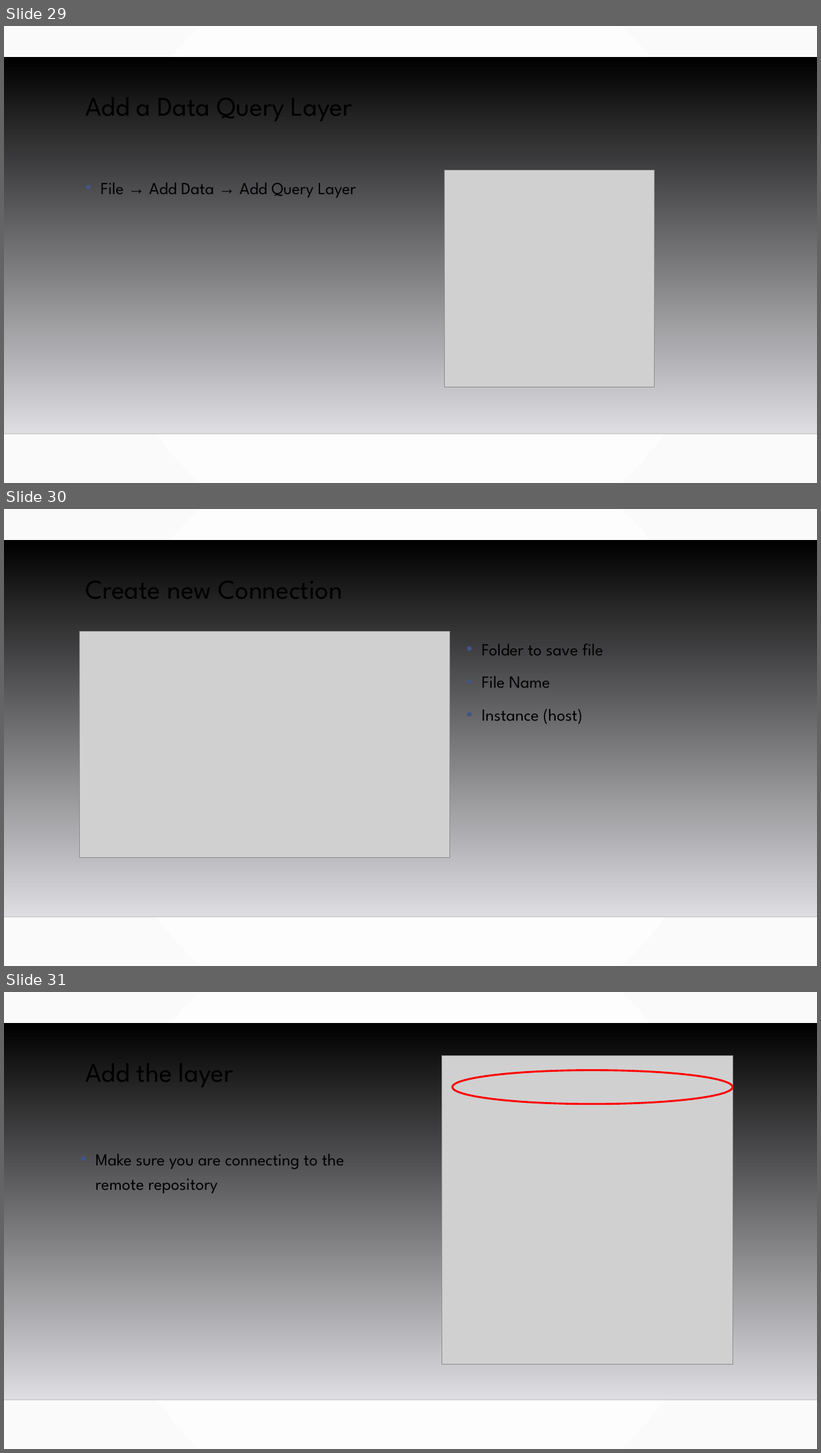
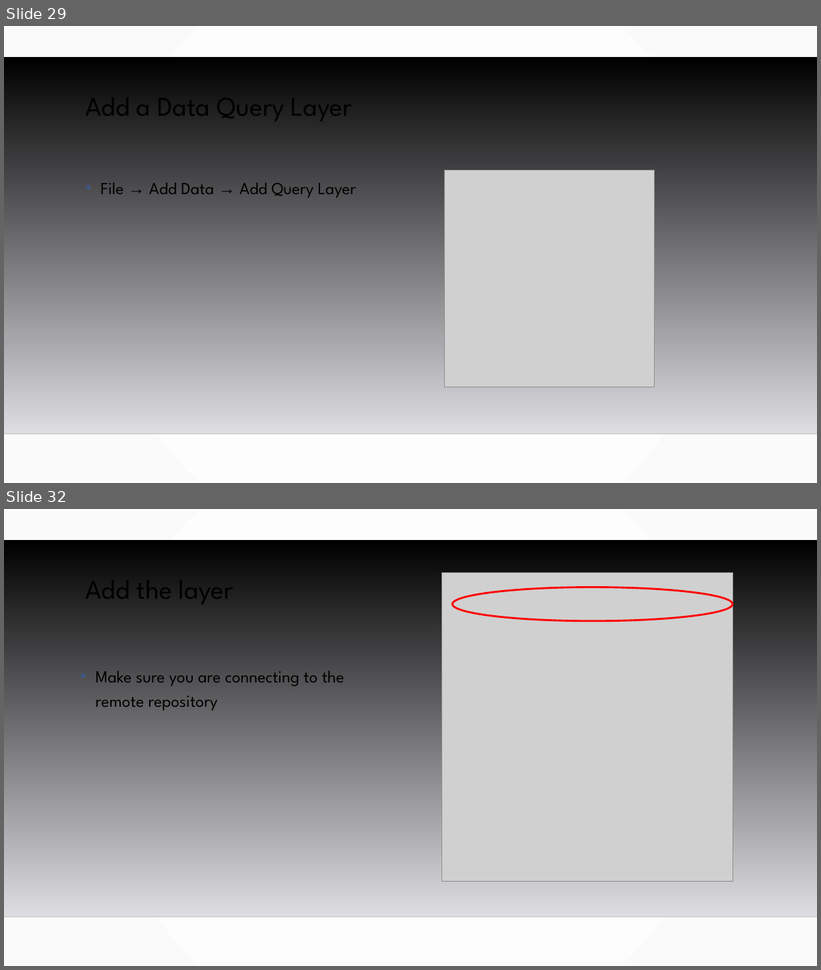
Before and after one commit to MGIS-UMN/GIS5577_week10, a slide deck: Creating_geospatial_services.odp. Shown one above the other, each under a label of ours: slides 29, 30 and 31 before the commit, slides 29 and 32 after it; the slides between them are not shown. The pictures are 821x1453 and 821x970 pixels, drawn with LibreOffice and Linux fonts; fonts in the diff are those of the drawing; grey boxes stand for pictures; background and template pictures are left out. Boxes give left, top, right and bottom in pixels: in the first picture for what was removed or moved away, otherwise in the second. Text is boxed around its words. In the diff, an @@ line names an element or a change of style, - is before the commit and + after.

```diff
--- a/Creating_geospatial_services.odp
+++ b/Creating_geospatial_services.odp
@@ slide 30 removed at (x1=4, y1=509, x2=817, y2=966), background gradient #FFFFFF to #FAFAFA; not listed: 2 template elements that a slide beside it also shows @@
@@ title removed at (x1=86, y1=568, x2=343, y2=609) @@
-Create new Connection
@@ picture removed at (x1=79, y1=632, x2=450, y2=858) @@
@@ text removed at (x1=482, y1=644, x2=603, y2=724) @@
-• Folder to save file
-• File Name
-• Instance (host)
@@ what was slide 31 is now slide 32 @@
```
Also in this commit, not shown: 2 slides changed, 2 slides added.
